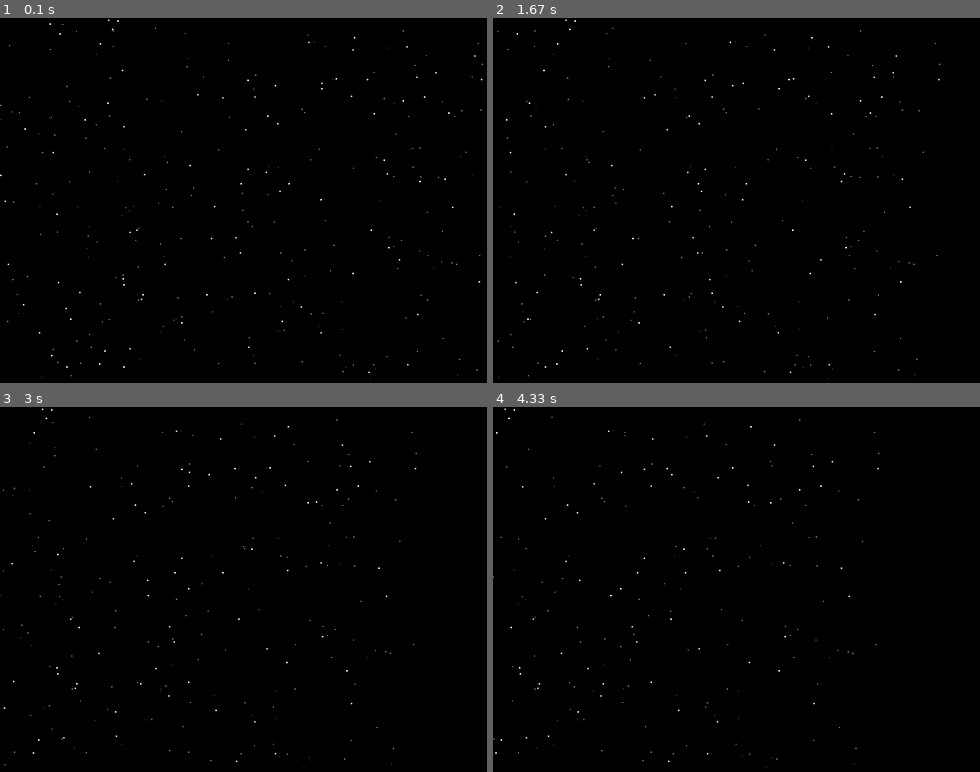
Above: before the commit, frames 1-4 (two rows, left to right).
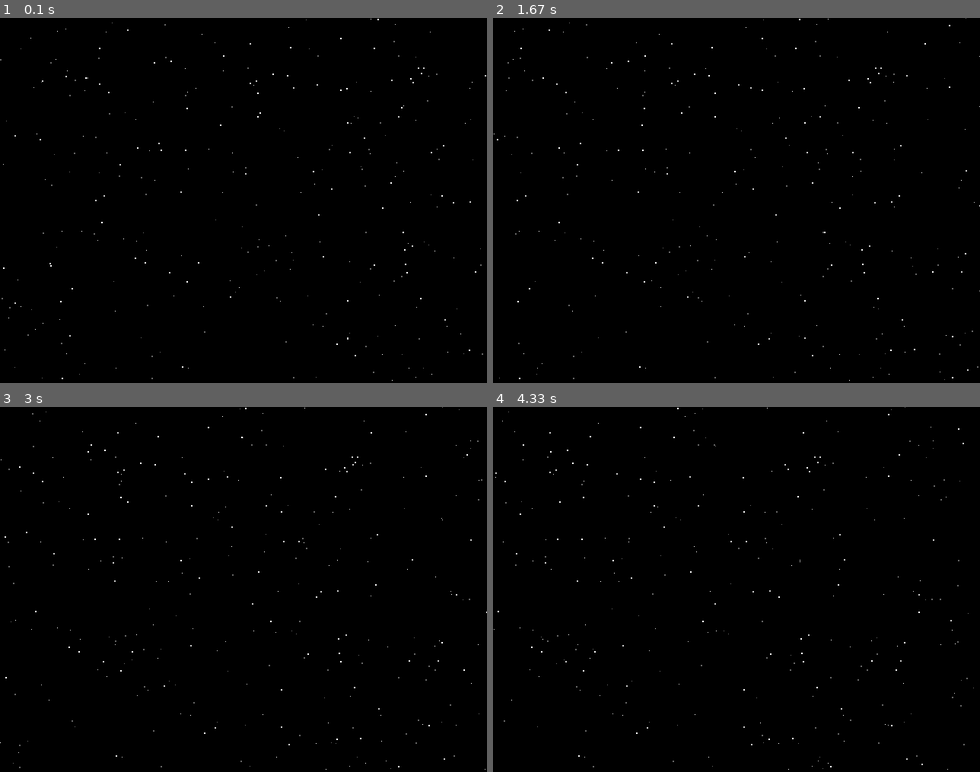
Above: after the commit, the same moments.

Repository: LucasCiocari/oficina_pygame
Game: pygame game, started from code/the_game.py
Same seed, same stepped clock (60 frames per second), same inputs: the game is played once before the commit and once after it.
Inputs:
- Up to frame 1 (0.1 s): no input
- Up to frame 2 (1.67 s): no input
- Up to frame 3 (3 s): no input
- Up to frame 4 (4.33 s): no input

The runs differ from the first frame. In frame 1, 0.5% of the frame differs, in the area x 0-100%, y 0-100%; in frame 2, 0.5%; in frame 3, 0.4%; in frame 4, 0.4%.

Commit message:
Cria um campo de estrelas infinito.

Diff:
--- a/code/starfield.py
+++ b/code/starfield.py
@@ -3,10 +3,8 @@
 from random import choice, randrange
 
 
-def create_star(width, height):
+def create_star(x, y):
     """Cria uma tupla representando uma estrela."""
-    x = randrange(0, width-1)
-    y = randrange(0, height-1)
     speed = randrange(1, 3)
     size = randrange(1, 3)
     color = [choice([100, 200, 250])] * 3
--- a/code/the_game.py
+++ b/code/the_game.py
@@ -2,6 +2,7 @@
 
 from starfield import create_star, move_star, draw_star
 
+from random import randrange
 import sys
 import pygame
 pygame.init()
@@ -14,7 +15,8 @@
 running = True
 clock = pygame.time.Clock()
 
-starfield = [create_star(WIDTH, HEIGHT) for _ in range(300)]
+starfield = [create_star(randrange(0, WIDTH-1), randrange(0, HEIGHT-1))
+             for _ in range(300)]
 
 # loop do jogo
 while running:
@@ -35,7 +37,10 @@
             draw_star(screen, star)
         pygame.display.flip()
         # manipula objetos
-        starfield = [move_star(star) for star in starfield]
+        starfield = [move_star(star)
+                     if star[0] > 0 else create_star(WIDTH-1,
+                                                     randrange(0, HEIGHT-1))
+                     for star in starfield]
         # controla o tempo de atualizacao da tela.
         clock.tick(FPS)
 
